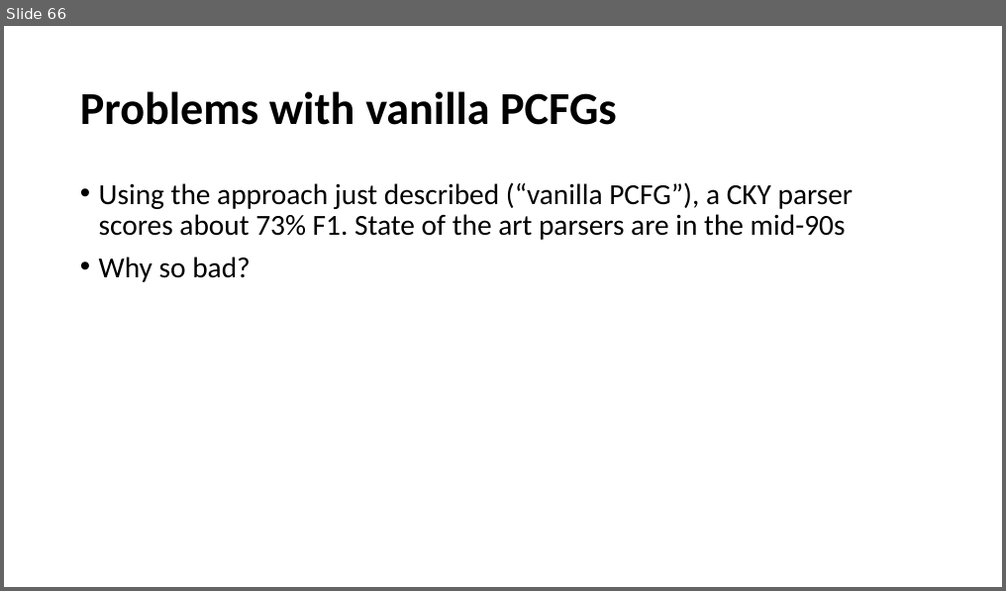
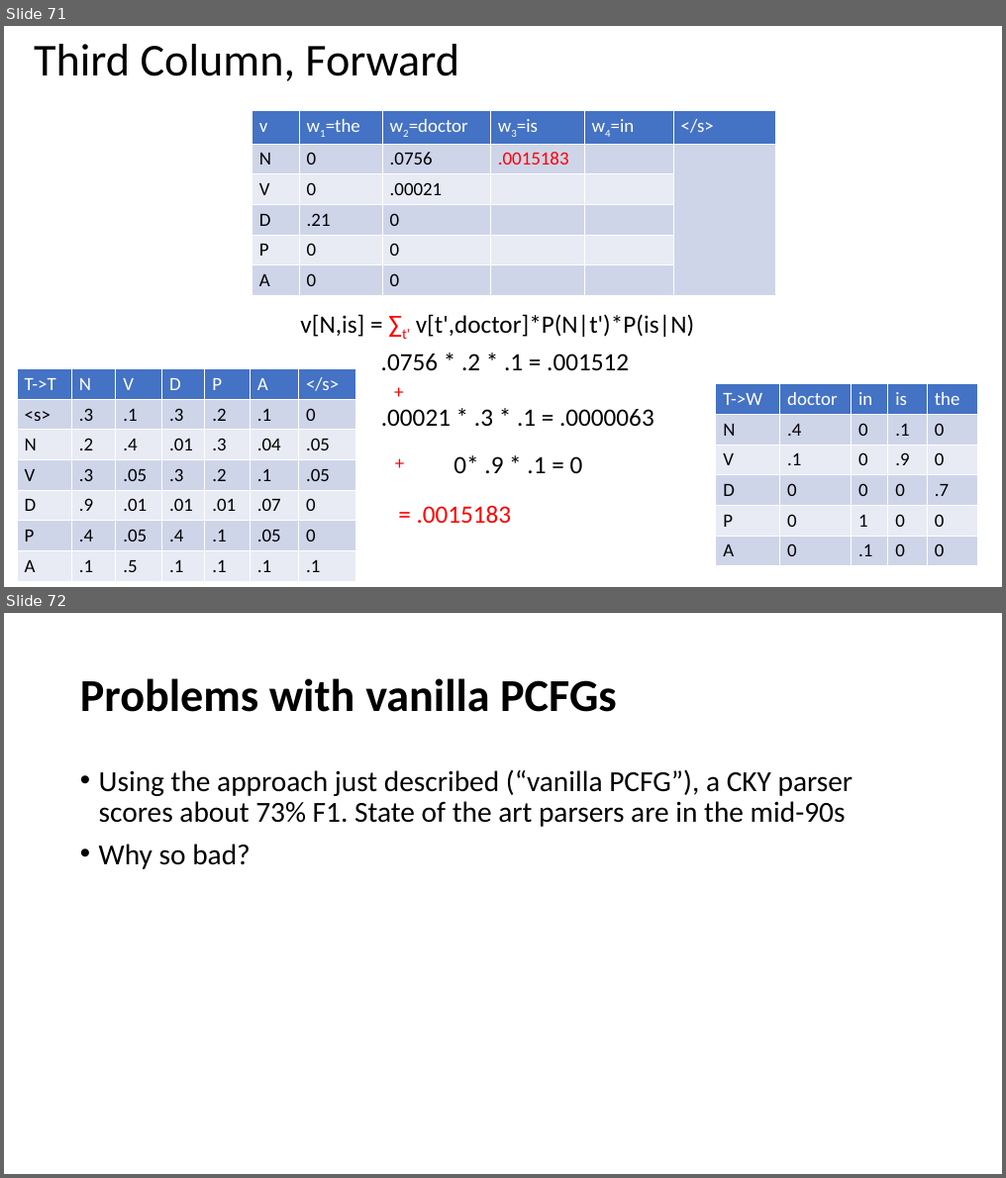
Before and after one commit to isi-nlp/csci_544_fa_18_slides, a slide deck: review_1003.pptx. Shown one above the other, each under a label of ours: slide 66 before the commit, slides 71 and 72 after it. The pictures are 1006x591 and 1006x1178 pixels, drawn with LibreOffice and Linux fonts; fonts in the diff are those of the drawing. Boxes give left, top, right and bottom in pixels: in the first picture for what was removed or moved away, otherwise in the second. Text is boxed around its words. In the diff, an @@ line names an element or a change of style, - is before the commit and + after.

```diff
--- a/review_1003.pptx
+++ b/review_1003.pptx
@@ slide 71 added at [4, 26, 1002, 587], background #FFFFFF @@
@@ title added at [34, 44, 459, 81], 44 pt, text #000000 @@
+Third Column, Forward
@@ table added at [252, 111, 775, 293], 6 rows, 6 columns @@
+v | w1=the | w2=doctor | w3=is | w4=in | </s>
+N | 0 | .0756 | .0015183 |  | 
+V | 0 | .00021 |  |  | 
+D | .21 | 0 |  |  | 
+P | 0 | 0 |  |  | 
+A | 0 | 0 |  |  | 
@@ text added at [300, 314, 694, 339], 24 pt, text #000000 @@
+v[N,is] = ∑t' v[t',doctor]*P(N|t')*P(is|N)
@@ table added at [17, 369, 355, 581], 7 rows, 7 columns @@
+T->T | N | V | D | P | A | </s>
+<s> | .3 | .1 | .3 | .2 | .1 | 0
+N | .2 | .4 | .01 | .3 | .04 | .05
+V | .3 | .05 | .3 | .2 | .1 | .05
+D | .9 | .01 | .01 | .01 | .07 | 0
+P | .4 | .05 | .4 | .1 | .05 | 0
+A | .1 | .5 | .1 | .1 | .1 | .1
@@ text added at [381, 354, 629, 372], 24 pt, text #000000 @@
+.0756 * .2 * .1 = .001512
@@ text added at [387, 377, 434, 407], 18 pt, text #FF0000 @@
++
@@ text added at [381, 409, 654, 427], 24 pt, text #000000 @@
+.00021 * .3 * .1 = .0000063
@@ table added at [716, 384, 978, 567], 6 rows, 5 columns @@
+T->W | doctor | in | is | the
+N | .4 | 0 | .1 | 0
+V | .1 | 0 | .9 | 0
+D | 0 | 0 | 0 | .7
+P | 0 | 1 | 0 | 0
+A | 0 | .1 | 0 | 0
@@ text added at [388, 448, 435, 477], 18 pt, text #FF0000 @@
++
@@ text added at [453, 456, 583, 473], 24 pt, text #000000 @@
+0* .9 * .1 = 0
@@ text added at [417, 505, 512, 523], 24 pt, text #FF0000 @@
+= .0015183
@@ what was slide 66 is now slide 72 @@
```
Also in this commit, not shown: 1 slide changed, 48 other slides added.
